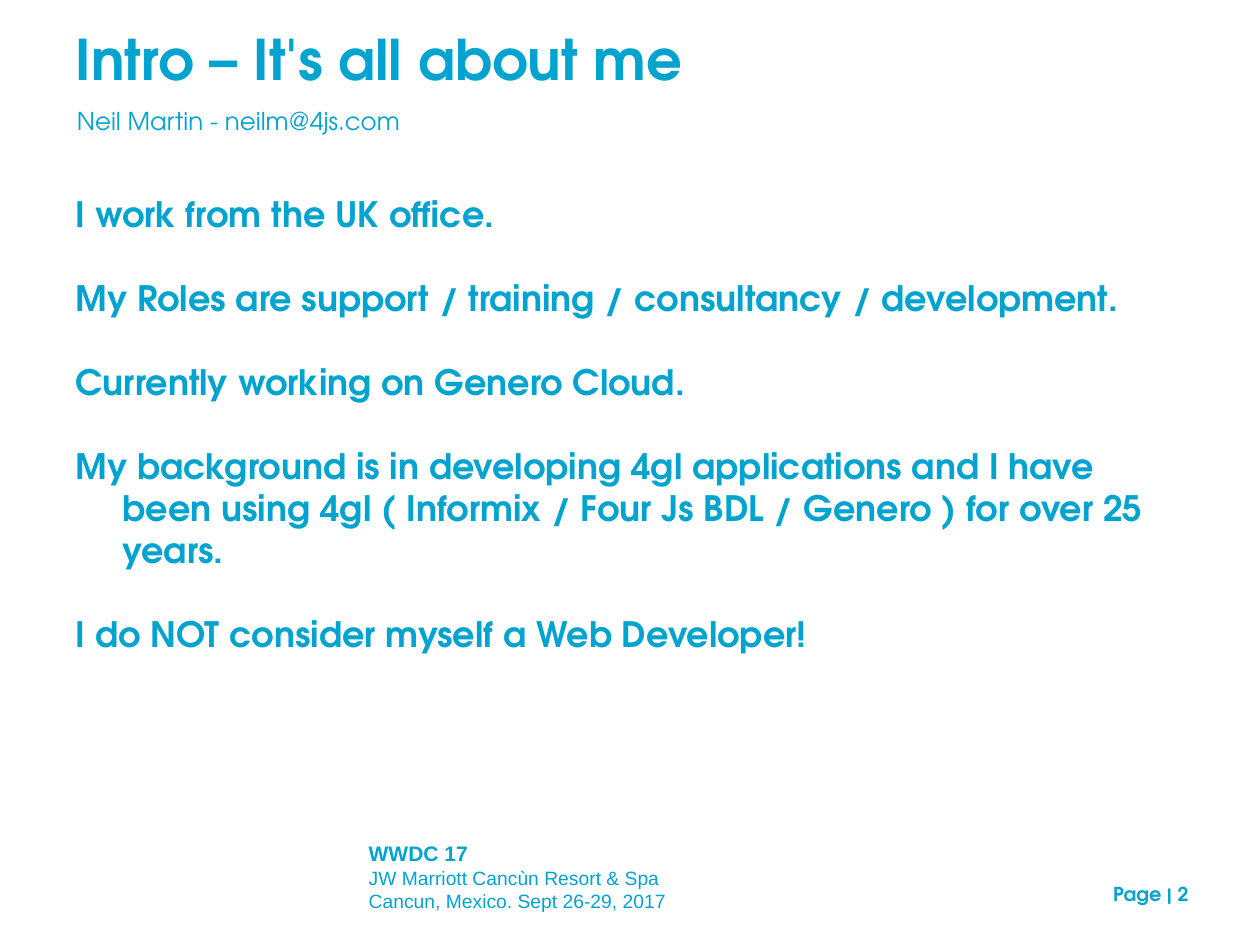
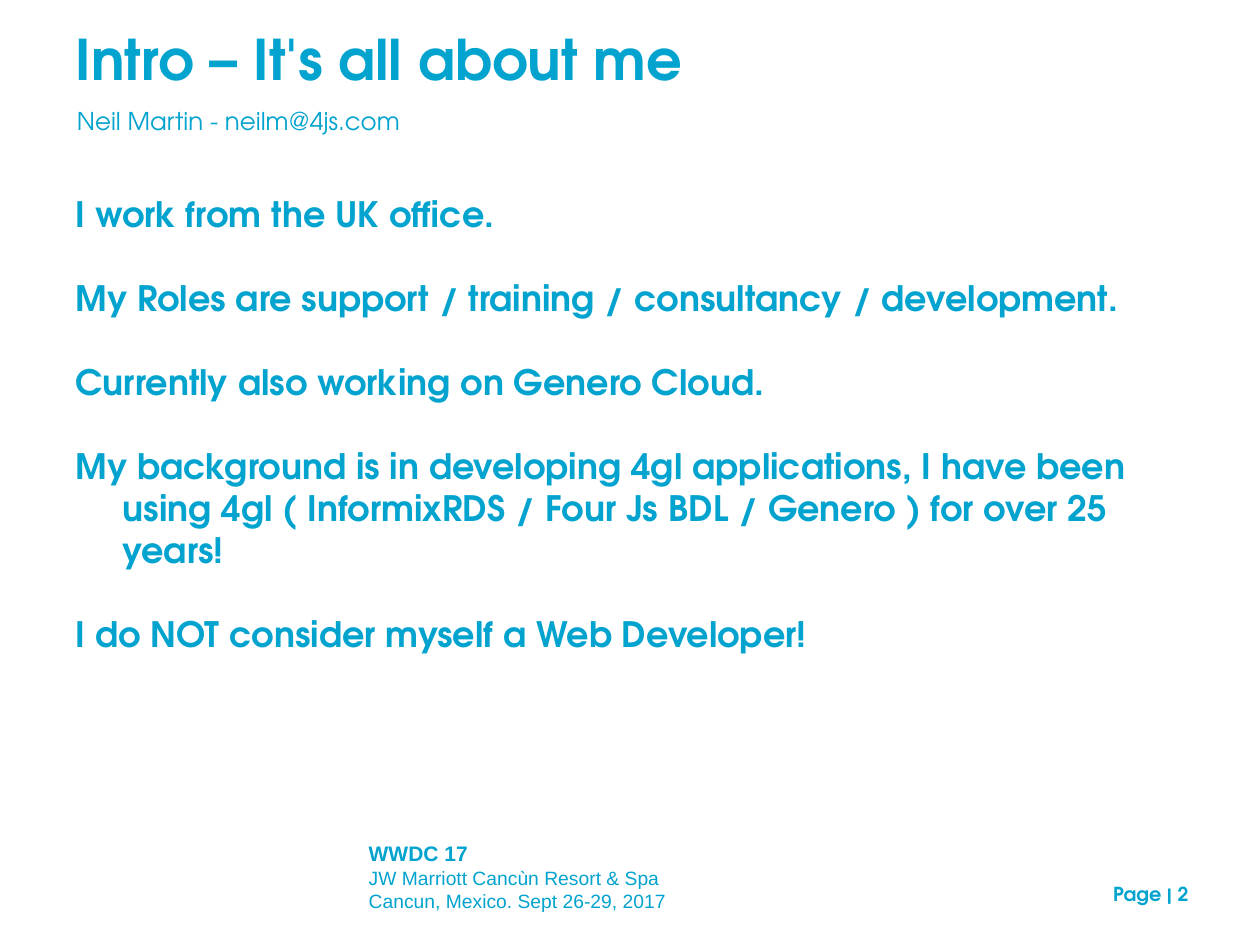
Before and after one commit to neilm-fourjs/njms_demos310, a slide deck: slide 2 of gbc/presentation/GBC_customization_draft.ppt. Drawn at 1260x945 pixels with LibreOffice and Linux fonts; fonts in the diff are those of the drawing; background and template pictures are left out. Boxes give left, top, right and bottom in pixels: in the first picture for what was removed or moved away, otherwise in the second. Text is boxed around its words. In the diff, an @@ line names an element or a change of style, - is before the commit and + after.

```diff
--- a/gbc/presentation/GBC_customization_draft.ppt
+++ b/gbc/presentation/GBC_customization_draft.ppt
@@ text at [76, 368, 1125, 570]: text changed @@
-Currently working on Genero Cloud.
-My background is in developing 4gl applications and I have been using 4gl ( Informix / Four Js BDL / Genero ) for over 25 years.
+Currently also working on Genero Cloud.
+My background is in developing 4gl applications, I have been using 4gl ( InformixRDS / Four Js BDL / Genero ) for over 25 years!
```
Also in this commit, not shown: 8 other slides changed, 1 slide added, 2 other files.
